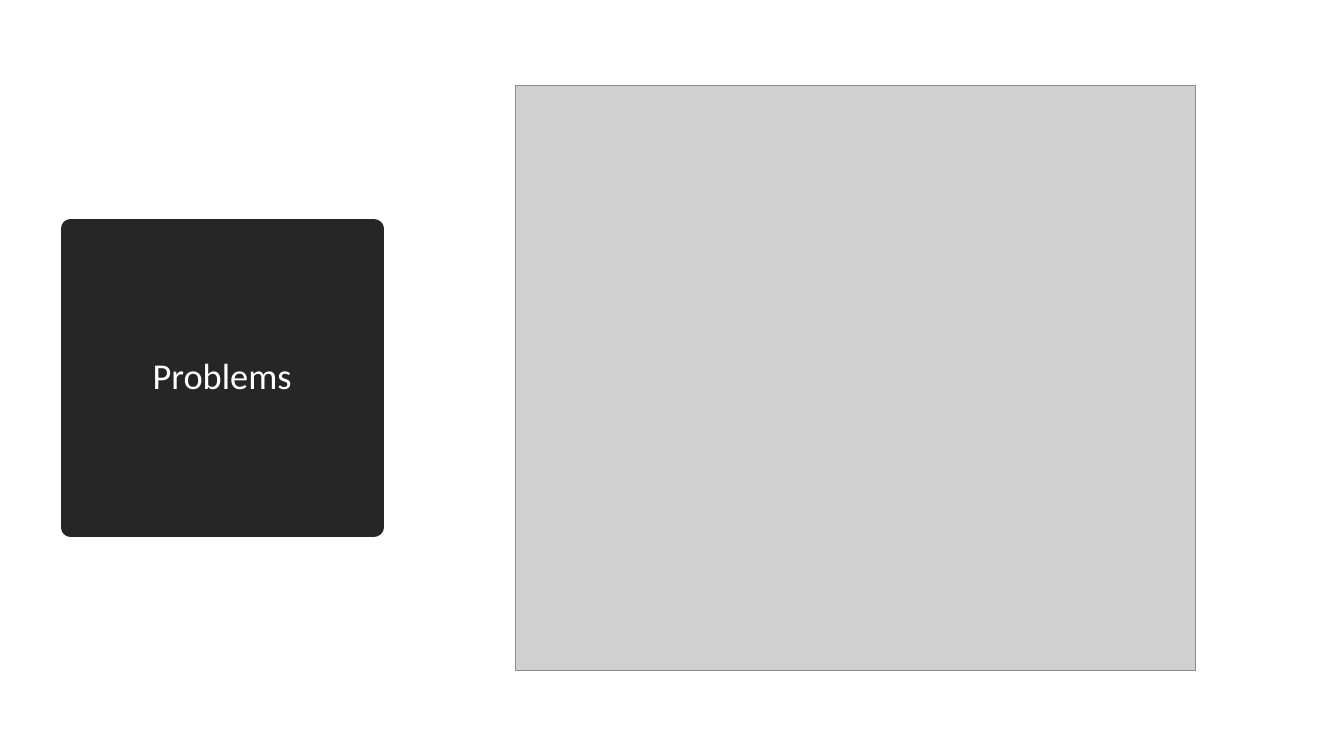
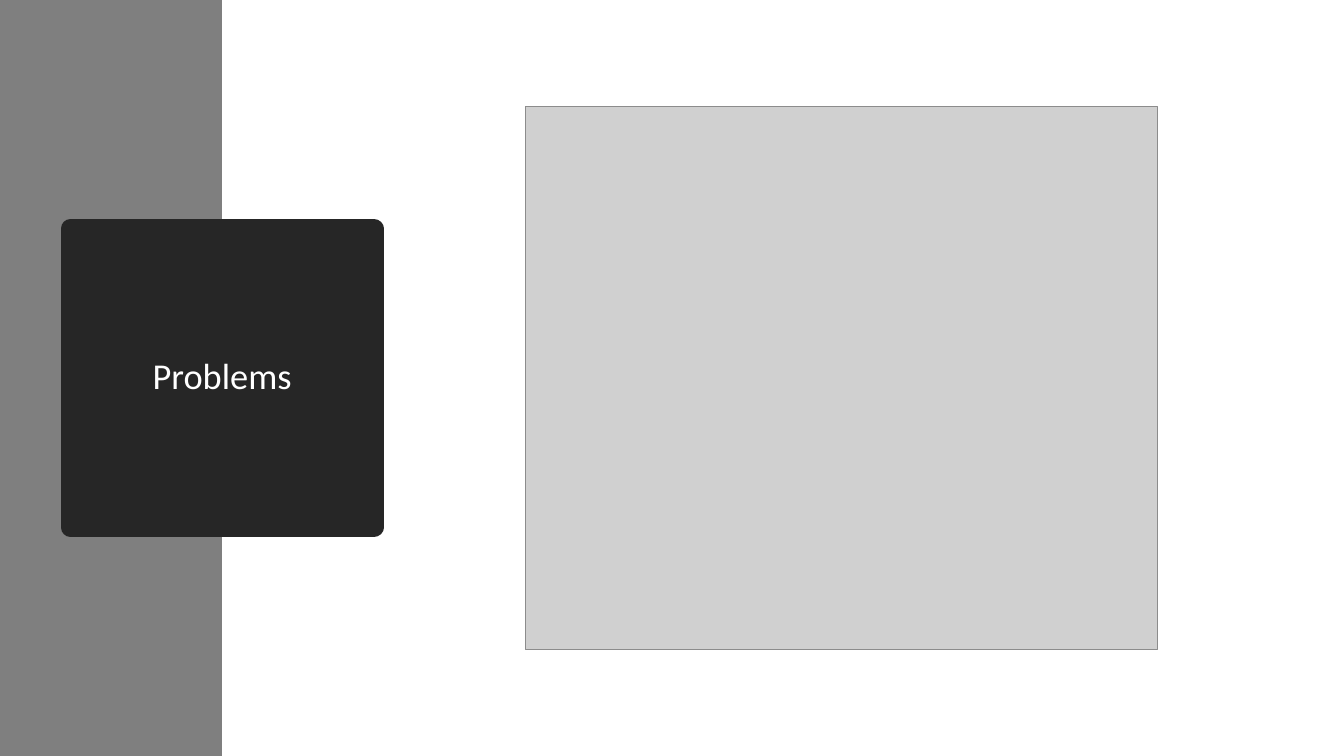
Before and after one commit to hussien89aa/MachineLearning, a slide deck: slide 5 of knn/Presentation1.pptx (slide 4 before the commit). Drawn at 1344x756 pixels with LibreOffice and Linux fonts; fonts in the diff are those of the drawing; grey boxes stand for pictures. Boxes give left, top, right and bottom in pixels: in the first picture for what was removed or moved away, otherwise in the second. Text is boxed around its words. In the diff, an @@ line names an element or a change of style, - is before the commit and + after.

```diff
--- a/knn/Presentation1.pptx
+++ b/knn/Presentation1.pptx
@@ rectangle added at (x1=0, y1=0, x2=222, y2=756), fill #7F7F7F @@
@@ picture resized from (x1=516, y1=86, x2=1196, y2=670) to (x1=525, y1=106, x2=1157, y2=649) @@
```
Also in this commit, not shown: 2 other slides changed, 2 slides added, 1 slide removed, 2 other files.
